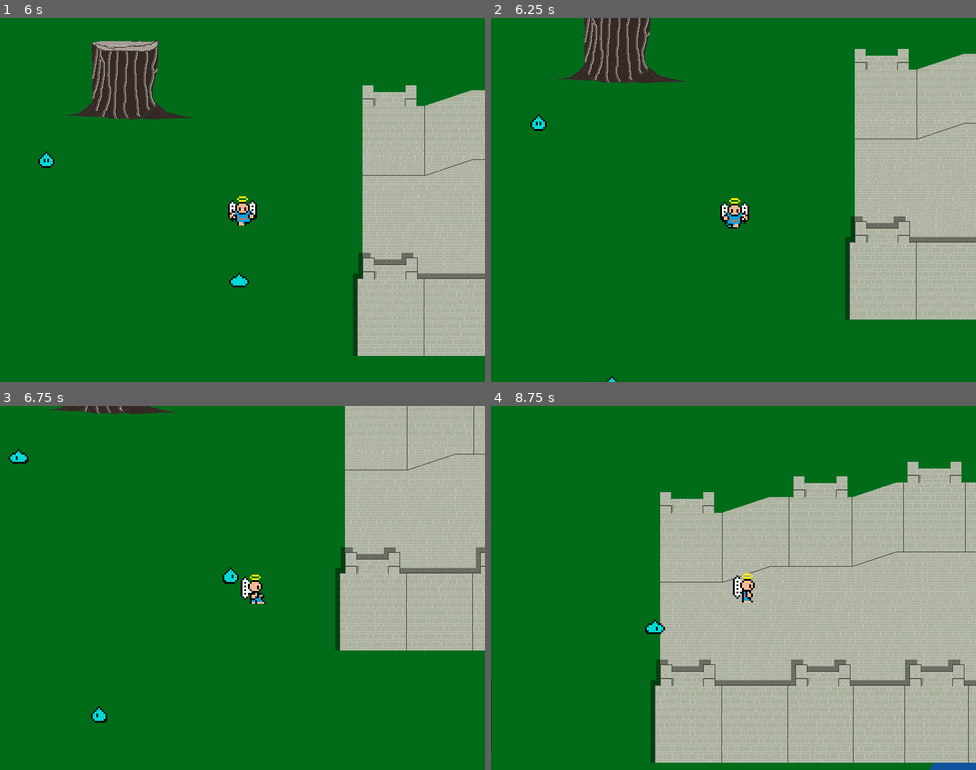
Above: before the commit, frames 1-4 (two rows, left to right).
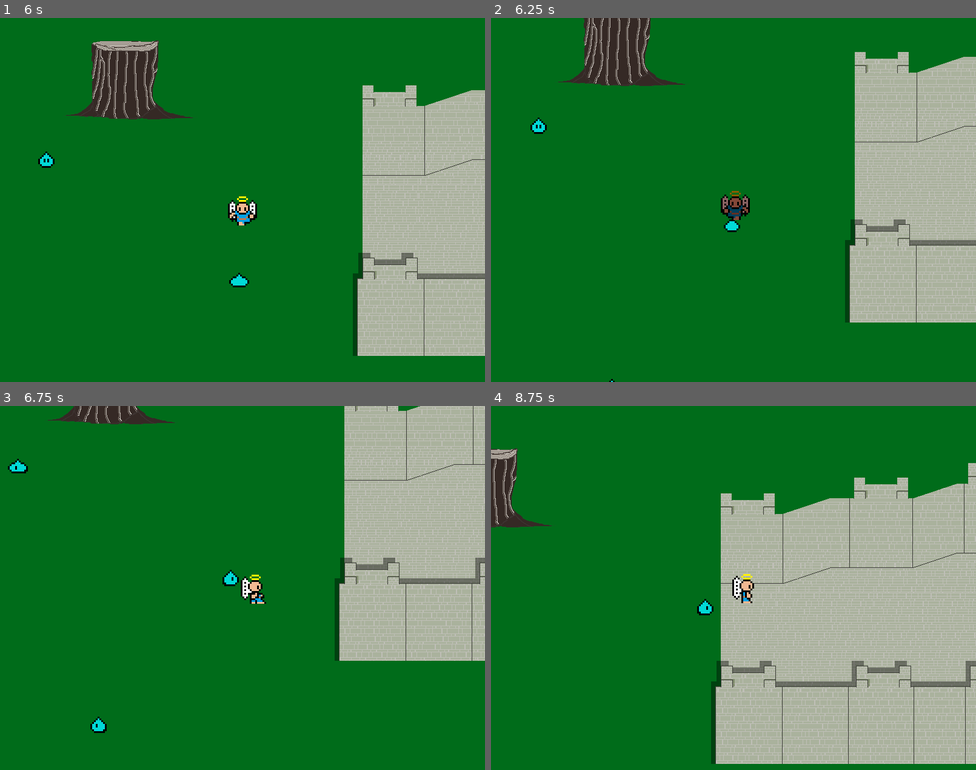
Above: after the commit, the same moments.

Repository: chipolux/a-very-grood-game
Game: Godot game, scene res://scenes/main-menu.tscn
Same seed, same stepped clock (60 frames per second), same inputs: the game is played once before the commit and once after it.
Inputs (mouse positions are in pixels of both pictures, inside the frame that each line leads up to):
- Up to frame 1 (6 s): click "Start" at 0.5 s; tap Enter (ui_accept) at 1.25, 1.52, 2.27, 3.77, 4.52, 5.27 s; move the mouse to (349, 181) at 1.27 s; press the mouse at (349, 181) at 1.28 s; hold Right (ui_right) 1.28-2.03 s; move the mouse to (145, 218) at 2.02 s; release the mouse at (145, 218) at 2.03 s; hold Down (ui_down) 2.03-2.78 s; right-click (145, 218) at 2.1 s; move the mouse to (291, 119) at 2.77 s; press the mouse at (291, 119) at 2.78 s; hold Right (ui_right) 2.78-3.53 s; move the mouse to (218, 272) at 3.52 s; release the mouse at (218, 272) at 3.53 s; hold Up (ui_up) 3.53-4.28 s; right-click (218, 272) at 3.6 s; move the mouse to (388, 254) at 4.27 s; press the mouse at (388, 254) at 4.28 s; hold Left (ui_left) 4.28-5.78 s; move the mouse to (97, 145) at 5.02 s; release the mouse at (97, 145) at 5.03 s; right-click (97, 145) at 5.1 s; move the mouse to (266, 200) at 5.77 s; press the mouse at (266, 200) at 5.78 s; hold Down (ui_down) from 5.78 s (still down)
- Up to frame 2 (6.25 s): keep holding Down (ui_down)
- Up to frame 3 (6.75 s): move the mouse to (169, 497) at 6.52 s; release Down (ui_down) at 6.53 s; release the mouse at (169, 497) at 6.53 s; hold Right (ui_right) from 6.53 s (still down); right-click (169, 497) at 6.6 s
- Up to frame 4 (8.75 s): tap Enter (ui_accept) at 6.77, 7.52, 8.27 s; move the mouse to (840, 569) at 7.27 s; release Right (ui_right) at 7.28 s; press the mouse at (840, 569) at 7.28 s; hold Up (ui_up) 7.28-8.03 s; move the mouse to (636, 606) at 8.02 s; release the mouse at (636, 606) at 8.03 s; hold Right (ui_right) from 8.03 s (still down); right-click (636, 606) at 8.1 s

Frame 1 is identical in both runs. In frame 2, 8.7% of the frame differs, in the area x 8-100%, y 0-100%; in frame 3, 9.3%; in frame 4, 32%, in the area x 0-100%, y 11-100%.

Commit message:
Add hit and die handling for player.

Diff:
--- a/enemies/slime.gd
+++ b/enemies/slime.gd
@@ -2,6 +2,8 @@
 
 export(int) var FOLLOW_SPEED = 120
 export(int) var WANDER_SPEED = 50
+export(int) var DAMAGE = 10
+export(int) var KNOCKBACK = 1000
 export(int) var XP = 5
 export(int) var hp = 10
 
--- a/enemies/slime.tscn
+++ b/enemies/slime.tscn
@@ -187,24 +187,27 @@
 } ]
 }
 
-[node name="slime" type="KinematicBody2D" index="0" groups=[
+[node name="slime" type="KinematicBody2D" groups=[
 "enemies",
 ]]
 
 input_pickable = false
-collision_layer = 2
-collision_mask = 2
+collision_layer = 1026
+collision_mask = 1026
 collision/safe_margin = 0.08
 script = ExtResource( 1 )
-_sections_unfolded = [ "Collision" ]
+_sections_unfolded = [ "Collision", "Material" ]
 FOLLOW_SPEED = 120
 WANDER_SPEED = 50
+DAMAGE = 10
+KNOCKBACK = 1000
 XP = 5
 hp = 10
 
 [node name="sight_area" type="Area2D" parent="." index="0"]
 
 editor/display_folded = true
+visible = false
 input_pickable = true
 gravity_vec = Vector2( 0, 1 )
 gravity = 98.0
--- a/scenes/player.tscn
+++ b/scenes/player.tscn
@@ -1,16 +1,17 @@
-[gd_scene load_steps=20 format=2]
+[gd_scene load_steps=24 format=2]
 
 [ext_resource path="res://scripts/player.gd" type="Script" id=1]
 [ext_resource path="res://images/shroom.png" type="Texture" id=2]
-[ext_resource path="res://animations/walk_down.tres" type="Animation" id=3]
-[ext_resource path="res://animations/walk_left.tres" type="Animation" id=4]
-[ext_resource path="res://animations/walk_right.tres" type="Animation" id=5]
-[ext_resource path="res://animations/walk_up.tres" type="Animation" id=6]
-[ext_resource path="res://sounds/found.wav" type="AudioStream" id=7]
-[ext_resource path="res://weapons/sword.tscn" type="PackedScene" id=8]
-[ext_resource path="res://scripts/convo_screen.gd" type="Script" id=9]
-[ext_resource path="res://images/face-left.png" type="Texture" id=10]
-[ext_resource path="res://images/face-right.png" type="Texture" id=11]
+[ext_resource path="res://weapons/sword.tscn" type="PackedScene" id=3]
+[ext_resource path="res://scripts/convo_screen.gd" type="Script" id=4]
+[ext_resource path="res://images/face-left.png" type="Texture" id=5]
+[ext_resource path="res://images/face-right.png" type="Texture" id=6]
+[ext_resource path="res://sounds/player_hit.wav" type="AudioStream" id=7]
+[ext_resource path="res://sounds/player_die.wav" type="AudioStream" id=8]
+[ext_resource path="res://animations/walk_down.tres" type="Animation" id=9]
+[ext_resource path="res://animations/walk_left.tres" type="Animation" id=10]
+[ext_resource path="res://animations/walk_right.tres" type="Animation" id=11]
+[ext_resource path="res://animations/walk_up.tres" type="Animation" id=12]
 
 [sub_resource type="CircleShape2D" id=1]
 
@@ -18,78 +19,6 @@
 radius = 25.0
 
 [sub_resource type="Animation" id=2]
-
-length = 0.01
-loop = false
-step = 0.1
-tracks/0/type = "value"
-tracks/0/path = NodePath("sprite:frame")
-tracks/0/interp = 1
-tracks/0/loop_wrap = true
-tracks/0/imported = false
-tracks/0/enabled = true
-tracks/0/keys = {
-"times": PoolRealArray( 0 ),
-"transitions": PoolRealArray( 1 ),
-"update": 1,
-"values": [ 1 ]
-}
-
-[sub_resource type="Animation" id=3]
-
-length = 0.01
-loop = false
-step = 0.1
-tracks/0/type = "value"
-tracks/0/path = NodePath("sprite:frame")
-tracks/0/interp = 1
-tracks/0/loop_wrap = true
-tracks/0/imported = false
-tracks/0/enabled = true
-tracks/0/keys = {
-"times": PoolRealArray( 0 ),
-"transitions": PoolRealArray( 1 ),
-"update": 1,
-"values": [ 9 ]
-}
-
-[sub_resource type="Animation" id=4]
-
-length = 0.01
-loop = false
-step = 0.1
-tracks/0/type = "value"
-tracks/0/path = NodePath("sprite:frame")
-tracks/0/interp = 1
-tracks/0/loop_wrap = true
-tracks/0/imported = false
-tracks/0/enabled = true
-tracks/0/keys = {
-"times": PoolRealArray( 0 ),
-"transitions": PoolRealArray( 1 ),
-"update": 1,
-"values": [ 5 ]
-}
-
-[sub_resource type="Animation" id=5]
-
-length = 0.01
-loop = false
-step = 0.1
-tracks/0/type = "value"
-tracks/0/path = NodePath("sprite:frame")
-tracks/0/interp = 1
-tracks/0/loop_wrap = true
-tracks/0/imported = false
-tracks/0/enabled = true
-tracks/0/keys = {
-"times": PoolRealArray( 0 ),
-"transitions": PoolRealArray( 1 ),
-"update": 1,
-"values": [ 13 ]
-}
-
-[sub_resource type="Animation" id=6]
 
 resource_name = "both"
 length = 0.1
@@ -156,6 +85,163 @@
 "transitions": PoolRealArray( 1, 1 ),
 "update": 0,
 "values": [ Vector2( 820, 450 ), Vector2( 410, 450 ) ]
+}
+
+[sub_resource type="RectangleShape2D" id=5]
+
+custom_solver_bias = 0.0
+extents = Vector2( 25, 28 )
+
+[sub_resource type="Animation" id=6]
+
+length = 0.01
+loop = false
+step = 0.1
+tracks/0/type = "value"
+tracks/0/path = NodePath("sprite:frame")
+tracks/0/interp = 1
+tracks/0/loop_wrap = true
+tracks/0/imported = false
+tracks/0/enabled = true
+tracks/0/keys = {
+"times": PoolRealArray( 0 ),
+"transitions": PoolRealArray( 1 ),
+"update": 1,
+"values": [ 1 ]
+}
+
+[sub_resource type="Animation" id=7]
+
+length = 0.01
+loop = false
+step = 0.1
+tracks/0/type = "value"
+tracks/0/path = NodePath("sprite:frame")
+tracks/0/interp = 1
+tracks/0/loop_wrap = true
+tracks/0/imported = false
+tracks/0/enabled = true
+tracks/0/keys = {
+"times": PoolRealArray( 0 ),
+"transitions": PoolRealArray( 1 ),
+"update": 1,
+"values": [ 9 ]
+}
+
+[sub_resource type="Animation" id=8]
+
+length = 0.01
+loop = false
+step = 0.1
+tracks/0/type = "value"
+tracks/0/path = NodePath("sprite:frame")
+tracks/0/interp = 1
+tracks/0/loop_wrap = true
+tracks/0/imported = false
+tracks/0/enabled = true
+tracks/0/keys = {
+"times": PoolRealArray( 0 ),
+"transitions": PoolRealArray( 1 ),
+"update": 1,
+"values": [ 5 ]
+}
+
+[sub_resource type="Animation" id=9]
+
+length = 0.01
+loop = false
+step = 0.1
+tracks/0/type = "value"
+tracks/0/path = NodePath("sprite:frame")
+tracks/0/interp = 1
+tracks/0/loop_wrap = true
+tracks/0/imported = false
+tracks/0/enabled = true
+tracks/0/keys = {
+"times": PoolRealArray( 0 ),
+"transitions": PoolRealArray( 1 ),
+"update": 1,
+"values": [ 13 ]
+}
+
+[sub_resource type="Animation" id=10]
+
+resource_name = "die"
+length = 0.5
+loop = false
+step = 0.05
+tracks/0/type = "value"
+tracks/0/path = NodePath("sprite:modulate")
+tracks/0/interp = 1
+tracks/0/loop_wrap = true
+tracks/0/imported = false
+tracks/0/enabled = true
+tracks/0/keys = {
+"times": PoolRealArray( 0, 0.05, 0.5 ),
+"transitions": PoolRealArray( 1, 1, 1 ),
+"update": 0,
+"values": [ Color( 1, 1, 1, 1 ), Color( 0.313726, 0.0784314, 0.0784314, 1 ), Color( 0.313726, 0.0784314, 0.0784314, 0 ) ]
+}
+tracks/1/type = "method"
+tracks/1/path = NodePath("die")
+tracks/1/interp = 1
+tracks/1/loop_wrap = true
+tracks/1/imported = false
+tracks/1/enabled = true
+tracks/1/keys = {
+"times": PoolRealArray( 0 ),
+"transitions": PoolRealArray( 1 ),
+"values": [ {
+"args": [  ],
+"method": "play"
+} ]
+}
+tracks/2/type = "method"
+tracks/2/path = NodePath(".")
+tracks/2/interp = 1
+tracks/2/loop_wrap = true
+tracks/2/imported = false
+tracks/2/enabled = true
+tracks/2/keys = {
+"times": PoolRealArray( 0.5 ),
+"transitions": PoolRealArray( 1 ),
+"values": [ {
+"args": [  ],
+"method": "die"
+} ]
+}
+
+[sub_resource type="Animation" id=11]
+
+resource_name = "hit"
+length = 0.2
+loop = false
+step = 0.05
+tracks/0/type = "value"
+tracks/0/path = NodePath("sprite:modulate")
+tracks/0/interp = 1
+tracks/0/loop_wrap = true
+tracks/0/imported = false
+tracks/0/enabled = true
+tracks/0/keys = {
+"times": PoolRealArray( 0, 0.05, 0.1 ),
+"transitions": PoolRealArray( 1, 1, 1 ),
+"update": 0,
+"values": [ Color( 1, 1, 1, 1 ), Color( 0.313726, 0.0784314, 0.0784314, 1 ), Color( 1, 1, 1, 1 ) ]
+}
+tracks/1/type = "method"
+tracks/1/path = NodePath("hit")
+tracks/1/interp = 1
+tracks/1/loop_wrap = true
+tracks/1/imported = false
+tracks/1/enabled = true
+tracks/1/keys = {
+"times": PoolRealArray( 0 ),
+"transitions": PoolRealArray( 1 ),
+"values": [ {
+"args": [  ],
+"method": "play"
+} ]
 }
 
 [node name="player" type="KinematicBody2D" index="0"]
@@ -174,40 +260,16 @@
 vframes = 4
 hframes = 4
 frame = 1
-_sections_unfolded = [ "Transform" ]
+_sections_unfolded = [ "Animation", "Material", "Offset", "Transform", "Visibility" ]
 
 [node name="shape" type="CollisionShape2D" parent="." index="1"]
 
+visible = false
 shape = SubResource( 1 )
 
-[node name="anim" type="AnimationPlayer" parent="." index="2"]
-
-root_node = NodePath("..")
-autoplay = ""
-playback_process_mode = 1
-playback_default_blend_time = 0.0
-playback_speed = 1.0
-anims/stand_down = SubResource( 2 )
-anims/stand_left = SubResource( 3 )
-anims/stand_right = SubResource( 4 )
-anims/stand_up = SubResource( 5 )
-anims/walk_down = ExtResource( 3 )
-anims/walk_left = ExtResource( 4 )
-anims/walk_right = ExtResource( 5 )
-anims/walk_up = ExtResource( 6 )
-blend_times = [  ]
-
-[node name="found" type="AudioStreamPlayer" parent="." index="3"]
-
-stream = ExtResource( 7 )
-volume_db = -8.0
-autoplay = false
-mix_target = 0
-bus = "fx"
-
-[node name="weapon_left" parent="." index="4" instance=ExtResource( 8 )]
-
-[node name="camera" type="Camera2D" parent="." index="5"]
+[node name="weapon_left" parent="." index="2" instance=ExtResource( 3 )]
+
+[node name="camera" type="Camera2D" parent="." index="3"]
 
 pause_mode = 2
 editor/display_folded = true
@@ -402,6 +464,71 @@
 mouse_default_cursor_shape = 0
 size_flags_horizontal = 1
 size_flags_vertical = 1
-texture = ExtResource( 11 )
+texture = ExtResource( 6 )
 expand = true
 stretch_mode = 0
+
+[node name="hitbox" type="Area2D" parent="." index="4"]
+
+editor/display_folded = true
+visible = false
+input_pickable = true
+gravity_vec = Vector2( 0, 1 )
+gravity = 98.0
+linear_damp = 0.1
+angular_damp = 1.0
+collision_layer = 1024
+collision_mask = 1024
+audio_bus_override = false
+audio_bus_name = "Master"
+
+[node name="shape" type="CollisionShape2D" parent="hitbox" index="0"]
+
+shape = SubResource( 5 )
+_sections_unfolded = [ "Transform" ]
+
+[node name="hit" type="AudioStreamPlayer" parent="." index="5"]
+
+stream = ExtResource( 7 )
+volume_db = -8.0
+autoplay = false
+mix_target = 0
+bus = "fx"
+
+[node name="die" type="AudioStreamPlayer" parent="." index="6"]
+
+stream = ExtResource( 8 )
+volume_db = -8.0
+autoplay = false
+mix_target = 0
+bus = "fx"
+
+[node name="anim" type="AnimationPlayer" parent="." index="7"]
+
+root_node = NodePath("..")
+autoplay = ""
+playback_process_mode = 1
+playback_default_blend_time = 0.0
+playback_speed = 1.0
+anims/stand_down = SubResource( 6 )
+anims/stand_left = SubResource( 7 )
+anims/stand_right = SubResource( 8 )
+anims/stand_up = SubResource( 9 )
+anims/walk_down = ExtResource( 9 )
+anims/walk_left = ExtResource( 10 )
+anims/walk_right = ExtResource( 11 )
+anims/walk_up = ExtResource( 12 )
+blend_times = [  ]
+
+[node name="hit_player" type="AnimationPlayer" parent="." index="8"]
+
+root_node = NodePath("..")
+autoplay = ""
+playback_process_mode = 1
+playback_default_blend_time = 0.0
+playback_speed = 1.0
+anims/die = SubResource( 10 )
+anims/hit = SubResource( 11 )
+blend_times = [  ]
+
+[connection signal="body_entered" from="hitbox" to="." method="_on_body_entered_hitbox"]
--- a/scripts/game_state.gd
+++ b/scripts/game_state.gd
@@ -13,6 +13,7 @@
 var player_texture = _textures[0]
 var player_name
 var player_xp = 0
+var player_hp = 100
 
 var current_scene
 var current_npc
--- a/scripts/player.gd
+++ b/scripts/player.gd
@@ -49,8 +49,24 @@
 		attack_with_right_hand()
 
 
+func _on_body_entered_hitbox(body):
+	if not get_node("hit_player").is_playing():
+		print("player hit by %s" % body.get_name())
+		var direction = (global_position- body.global_position).normalized()
+		move_and_slide(direction * body.KNOCKBACK)
+		game_state.player_hp -= body.DAMAGE
+		if game_state.player_hp <= 0:
+			get_node("hit_player").play("die")
+		else:
+			get_node("hit_player").play("hit")
+
+
 func set_player_sprite(texture):
 	get_node("sprite").set_texture(texture)
+
+
+func die():
+	game_state.stop_game()
 
 
 func attack_with_left_hand():
--- a/weapons/sword.tscn
+++ b/weapons/sword.tscn
@@ -60,9 +60,8 @@
 } ]
 }
 
-[sub_resource type="Animation" id=3]
-
-resource_name = "left"
+[sub_resource type="Animation" id=4]
+
 length = 0.2
 loop = false
 step = 0.1
@@ -105,9 +104,8 @@
 } ]
 }
 
-[sub_resource type="Animation" id=4]
-
-resource_name = "right"
+[sub_resource type="Animation" id=5]
+
 length = 0.2
 loop = false
 step = 0.1
@@ -195,7 +193,7 @@
 } ]
 }
 
-[node name="sword" type="Node2D" index="0"]
+[node name="sword" type="Node2D"]
 
 script = ExtResource( 1 )
 DAMAGE = 4
@@ -323,7 +321,6 @@
 gravity = 98.0
 linear_damp = 0.1
 angular_damp = 1.0
-monitoring = false
 monitorable = false
 collision_layer = 2
 collision_mask = 2
@@ -343,9 +340,9 @@
 playback_process_mode = 1
 playback_default_blend_time = 0.0
 playback_speed = 1.0
-anims/down = SubResource( 5 )
-anims/left = SubResource( 3 )
-anims/right = SubResource( 4 )
+anims/down = SubResource( 3 )
+anims/left = SubResource( 4 )
+anims/right = SubResource( 5 )
 anims/up = SubResource( 6 )
 blend_times = [  ]
 
Not shown: 5 places in scenes/player.tscn that only renumber resources
Not shown, removed: sounds/found.wav.import
Not shown, added: sounds/player_die.wav.import
Not shown, added: sounds/player_hit.wav.import
Not shown: 1 places in weapons/sword.tscn that only renumber resources
Not shown, removed: sounds/found.wav
Not shown, added: sounds/player_die.wav
Not shown, added: sounds/player_hit.wav
